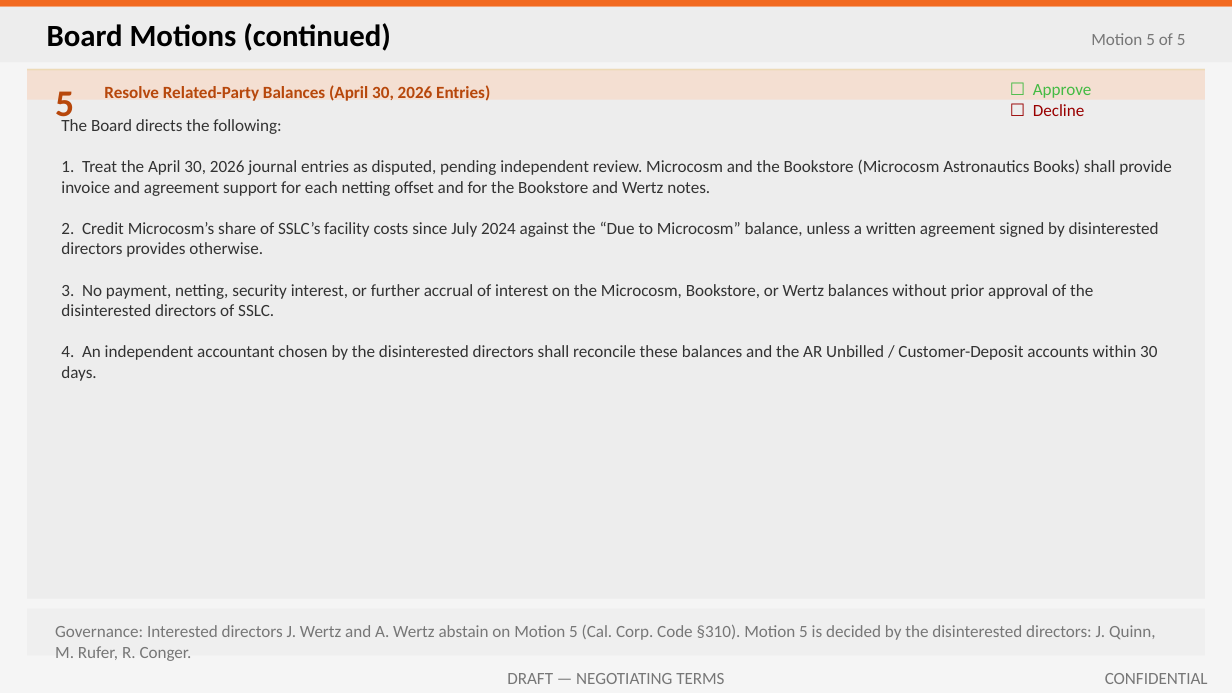
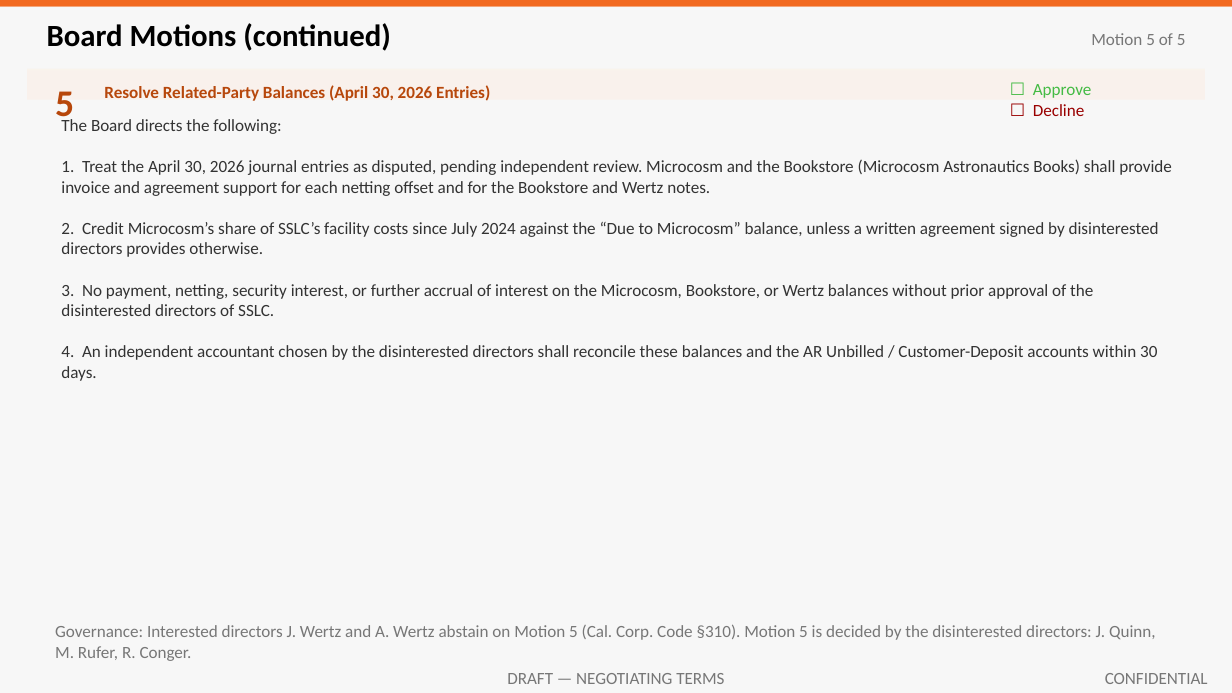
Before and after one commit to ExosAerospace/workspace, a slide deck: slide 17 of drafts/Exos_SSLC_Board_Offer_Overview_2026-10-12_r5_PRINT.pptx. Drawn at 1232x693 pixels with LibreOffice and Linux fonts; fonts in the diff are those of the drawing. Boxes give left, top, right and bottom in pixels: in the first picture for what was removed or moved away, otherwise in the second. Text is boxed around its words. In the diff, an @@ line names an element or a change of style, - is before the commit and + after.

```diff
--- a/drafts/Exos_SSLC_Board_Offer_Overview_2026-10-12_r5_PRINT.pptx
+++ b/drafts/Exos_SSLC_Board_Offer_Overview_2026-10-12_r5_PRINT.pptx
@@ rectangle at <box>0,0,1232,692</box>: fill #F5F5F5 to #F7F7F7 @@
@@ rectangle at <box>27,69,1205,599</box>: fill #EDEDED to #F7F7F7 @@
@@ rectangle at <box>27,69,1205,100</box>: fill #F4DFD2 to #F9F1EC @@
@@ rectangle at <box>27,69,1205,70</box>: fill #EDDAB6 to #F9F4EC @@
```
Also in this commit, not shown: 16 other slides changed, 2 other files.
